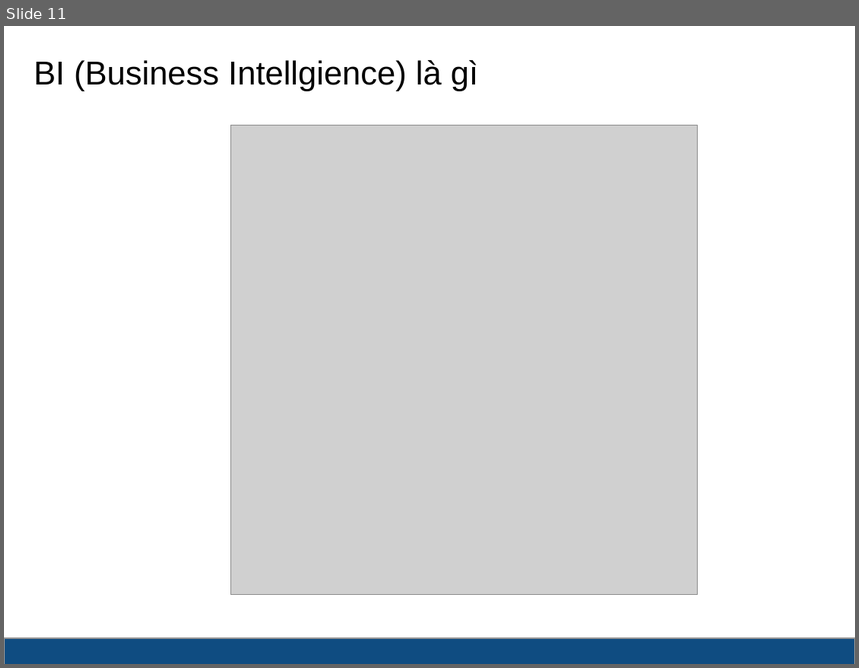
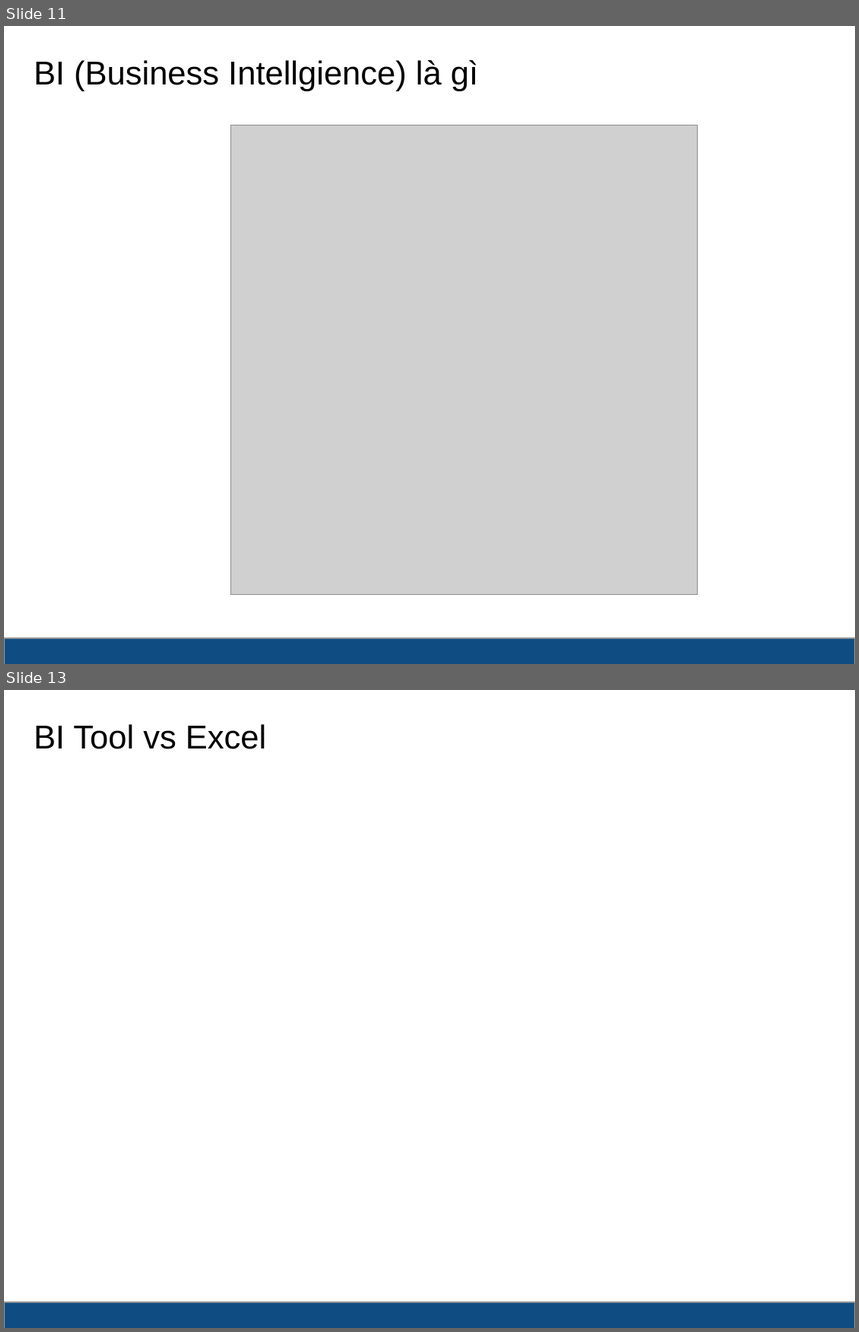
Before and after one commit to HACHIX-CORPORATION/HACHIX_STUDY, a slide deck: BI/PhanTichDuLieu.pptx. Shown one above the other, each under a label of ours: slide 11 before the commit, slides 11 and 13 after it; the slides between them are not shown. The pictures are 859x668 and 859x1332 pixels, drawn with LibreOffice and Linux fonts; fonts in the diff are those of the drawing; grey boxes stand for pictures. Boxes give left, top, right and bottom in pixels: in the first picture for what was removed or moved away, otherwise in the second. Text is boxed around its words. In the diff, an @@ line names an element or a change of style, - is before the commit and + after.

```diff
--- a/BI/PhanTichDuLieu.pptx
+++ b/BI/PhanTichDuLieu.pptx
@@ slide 13 added at bbox=[4, 690, 855, 1328], background #FFFFFF; not listed: 1 template element that a slide beside it also shows @@
@@ text added at bbox=[34, 724, 266, 749], 28 pt, text #000000 @@
+BI Tool vs Excel
```
Also in this commit, not shown: 1 other slide added, 1 slide removed, 2 other files.
